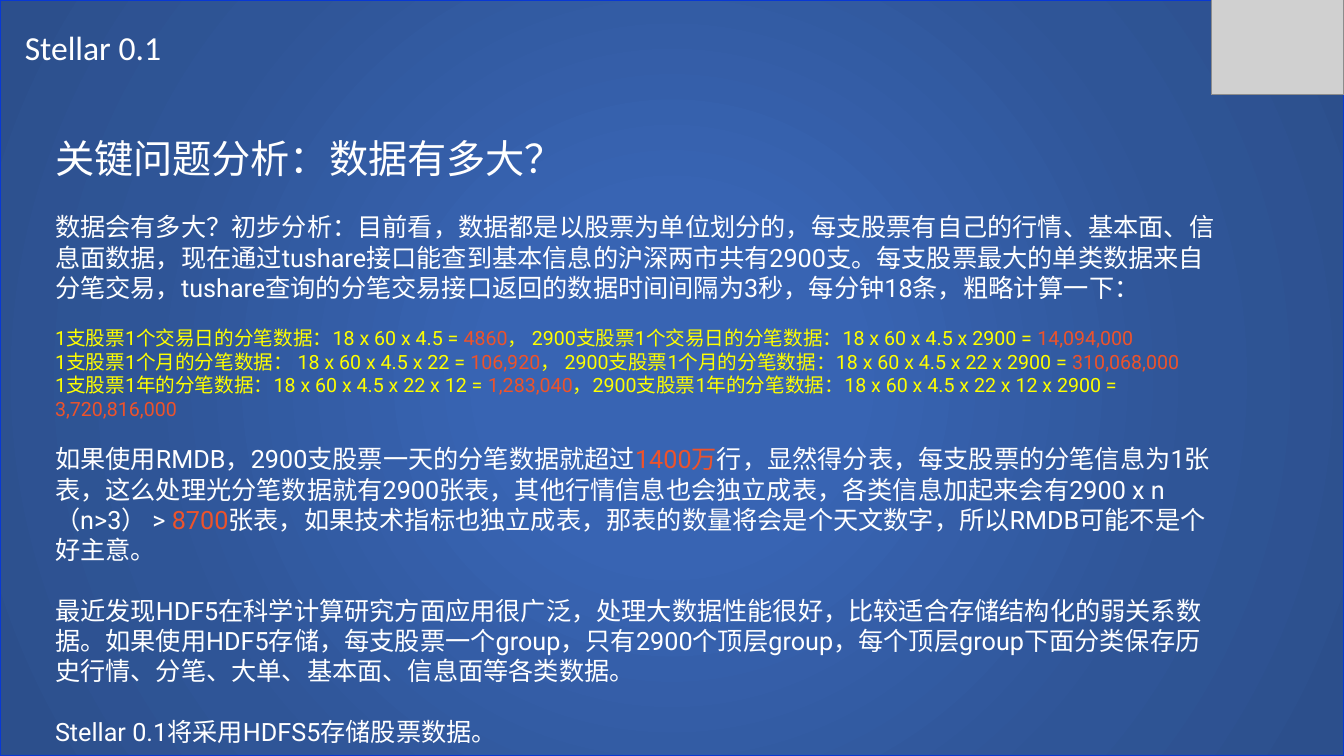
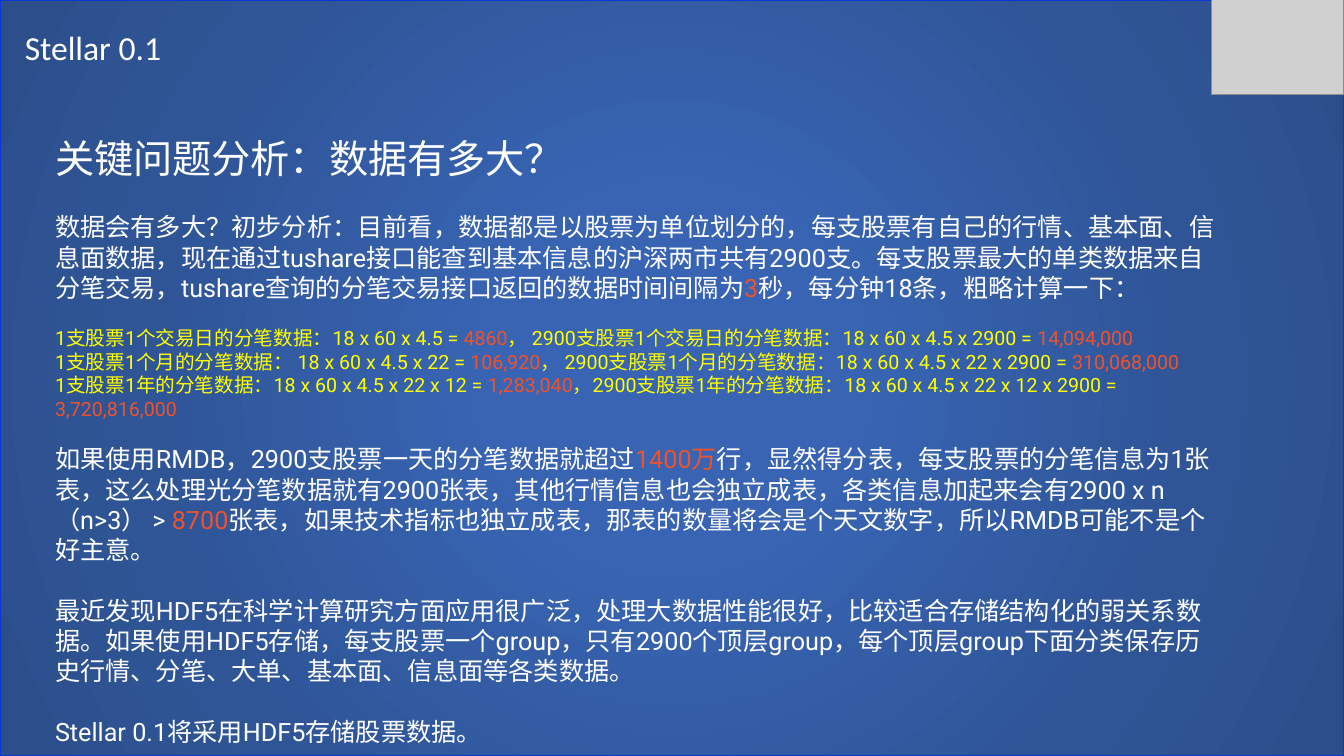
Before and after one commit to SCITLAS/Stellar, a slide deck: slide 24 of Stellar_0.1/documents/design.pptx (slide 23 before the commit). Drawn at 1344x756 pixels with LibreOffice and Linux fonts; fonts in the diff are those of the drawing; grey boxes stand for pictures. Boxes give left, top, right and bottom in pixels: in the first picture for what was removed or moved away, otherwise in the second. Text is boxed around its words. In the diff, an @@ line names an element or a change of style, - is before the commit and + after.

Commit message:
Update design, add get real time data feature.

```diff
--- a/Stellar_0.1/documents/design.pptx
+++ b/Stellar_0.1/documents/design.pptx
@@ text at <box>55,215,1214,300</box>: text colour #FFFFFF to #ED532B in "数据会有多大？初步分析：目前看，数据都是以股票为单位划分的，每支股票有自己的行情、基本面、信息面数据，现在通过tusha ..." @@
@@ text at <box>55,719,482,743</box>: text changed @@
-Stellar 0.1将采用HDFS5存储股票数据。
+Stellar 0.1将采用HDF5存储股票数据。
```
Also in this commit, not shown: 4 other slides changed, 1 slide added.
